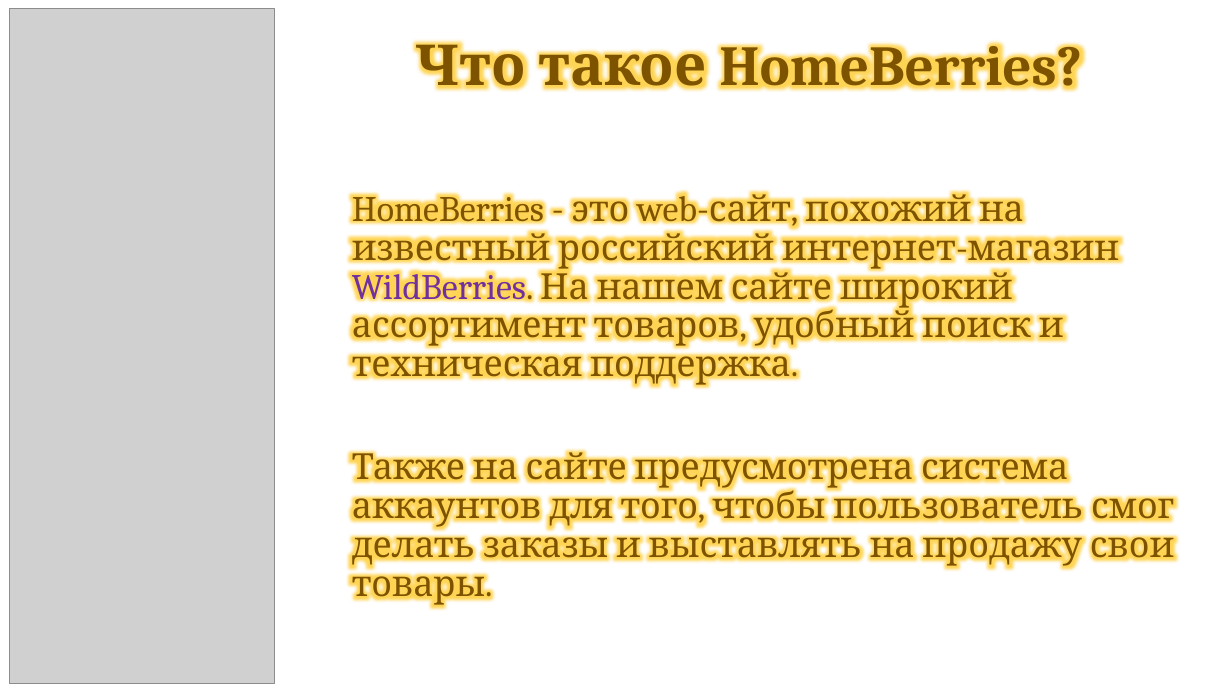
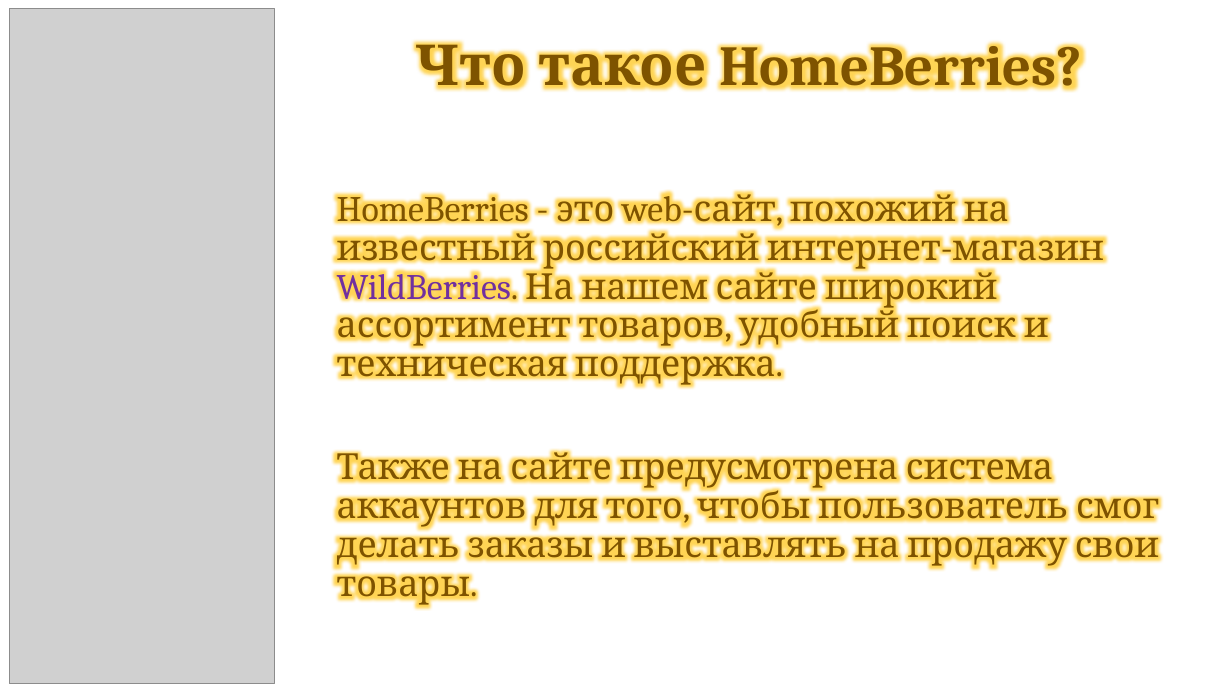
Before and after one commit to Renntoxx/HomeBerries, a slide deck: slide 2 of HomeBerries.pptx. Drawn at 1232x693 pixels with LibreOffice and Linux fonts; fonts in the diff are those of the drawing; grey boxes stand for pictures; background and template pictures are left out. Boxes give left, top, right and bottom in pixels: in the first picture for what was removed or moved away, otherwise in the second. Text is boxed around its words. In the diff, an @@ line names an element or a change of style, - is before the commit and + after.

```diff
--- a/HomeBerries.pptx
+++ b/HomeBerries.pptx
@@ text "HomeBerries - это web-сайт, похожий ...": place and size @@
-text "HomeBerries - это web-сайт, похожий ..." at [352,187,1174,606]
+text "HomeBerries - это web-сайт, похожий ..." at [337,187,1159,606]
```
Also in this commit, not shown: 3 slides added.
